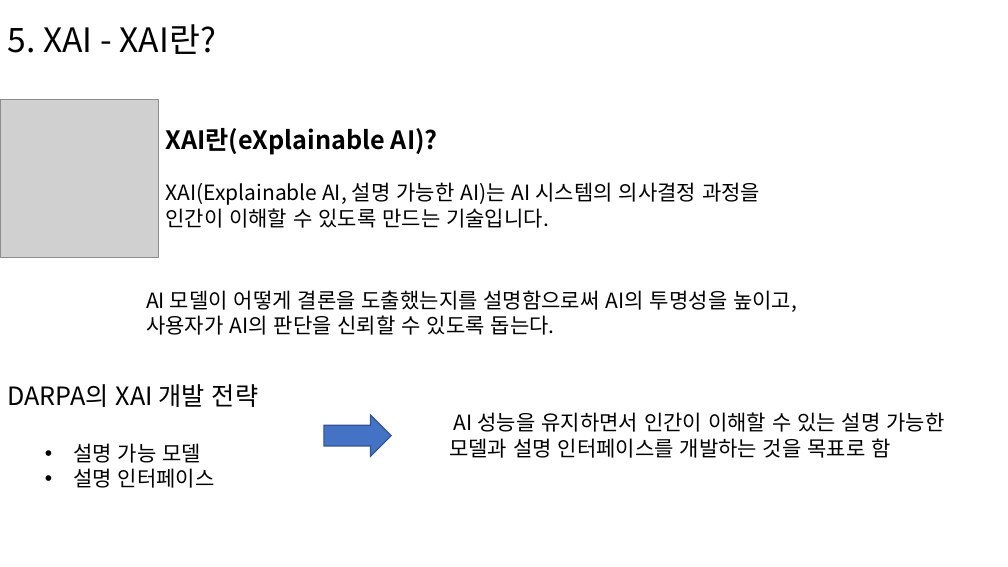
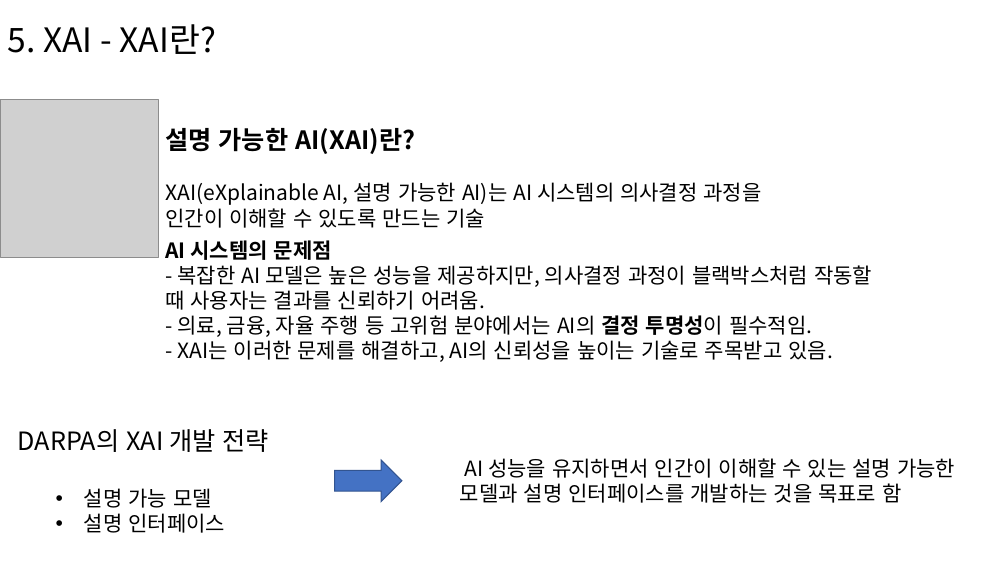
Before and after one commit to vieisi8/AIFFEL_DLthon, a slide deck: slide 11 of 발표 자료/이지하조 발표 자료 .pptx. Drawn at 1008x567 pixels with LibreOffice and Linux fonts; fonts in the diff are those of the drawing; grey boxes stand for pictures. Boxes give left, top, right and bottom in pixels: in the first picture for what was removed or moved away, otherwise in the second. Text is boxed around its words. In the diff, an @@ line names an element or a change of style, - is before the commit and + after.

```diff
--- a/발표 자료/이지하조 발표 자료 .pptx
+++ b/발표 자료/이지하조 발표 자료 .pptx
@@ text at [165,128,762,228]: text changed @@
-XAI란(eXplainable AI)?
-XAI(Explainable AI, 설명 가능한 AI)는 AI 시스템의 의사결정 과정을 인간이 이해할 수 있도록 만드는 기술입니다.
+설명 가능한 AI(XAI)란?
+XAI(eXplainable AI, 설명 가능한 AI)는 AI 시스템의 의사결정 과정을 인간이 이해할 수 있도록 만드는 기술
@@ text at [165,240,872,362]: text changed @@
-AI 모델이 어떻게 결론을 도출했는지를 설명함으로써 AI의 투명성을 높이고, 사용자가 AI의 판단을 신뢰할 수 있도록 돕는다.
+AI 시스템의 문제점
+- 복잡한 AI 모델은 높은 성능을 제공하지만, 의사결정 과정이 블랙박스처럼 작동할 때 사용자는 결과를 신뢰하기 어려움.
+- 의료, 금융, 자율 주행 등 고위험 분야에서는 AI의 결정 투명성이 필수적임.
+- XAI는 이러한 문제를 해결하고, AI의 신뢰성을 높이는 기술로 주목받고 있음.
@@ 2 texts, 1 right arrow: place and size @@
-2 texts, 1 right arrow at [7,384,944,488]
+2 texts, 1 right arrow at [18,429,955,533]
```
Also in this commit, not shown: 3 other slides changed.
